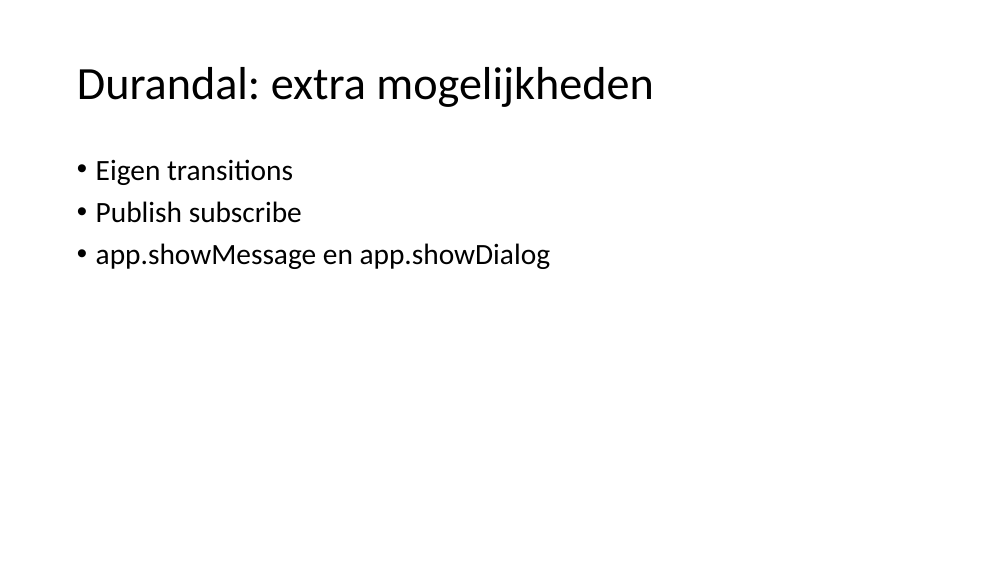
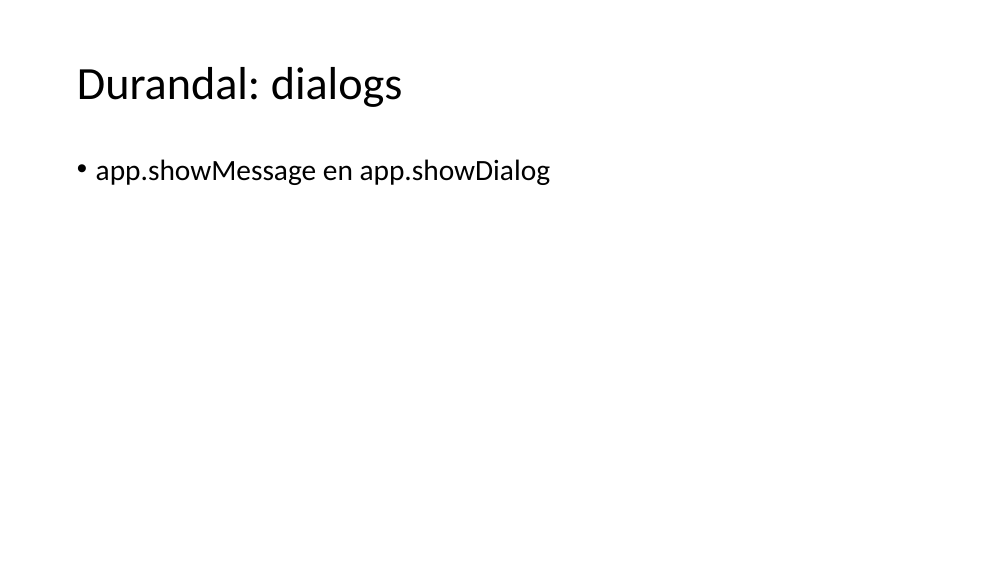
Before and after one commit to petermorlion/DurandalDemo, a slide deck: slide 29 of Durandal T4T.pptx. Drawn at 1008x567 pixels with LibreOffice and Linux fonts; fonts in the diff are those of the drawing. Boxes give left, top, right and bottom in pixels: in the first picture for what was removed or moved away, otherwise in the second. Text is boxed around its words. In the diff, an @@ line names an element or a change of style, - is before the commit and + after.

```diff
--- a/Durandal T4T.pptx
+++ b/Durandal T4T.pptx
@@ title at (77,67,403,107): text changed @@
-Durandal: extra mogelijkheden
+Durandal: dialogs
@@ text at (96,159,302,223): paragraphs removed @@
-• Eigen transitions
-• Publish subscribe
```
Also in this commit, not shown: 4 other slides changed, 1 slide added.
